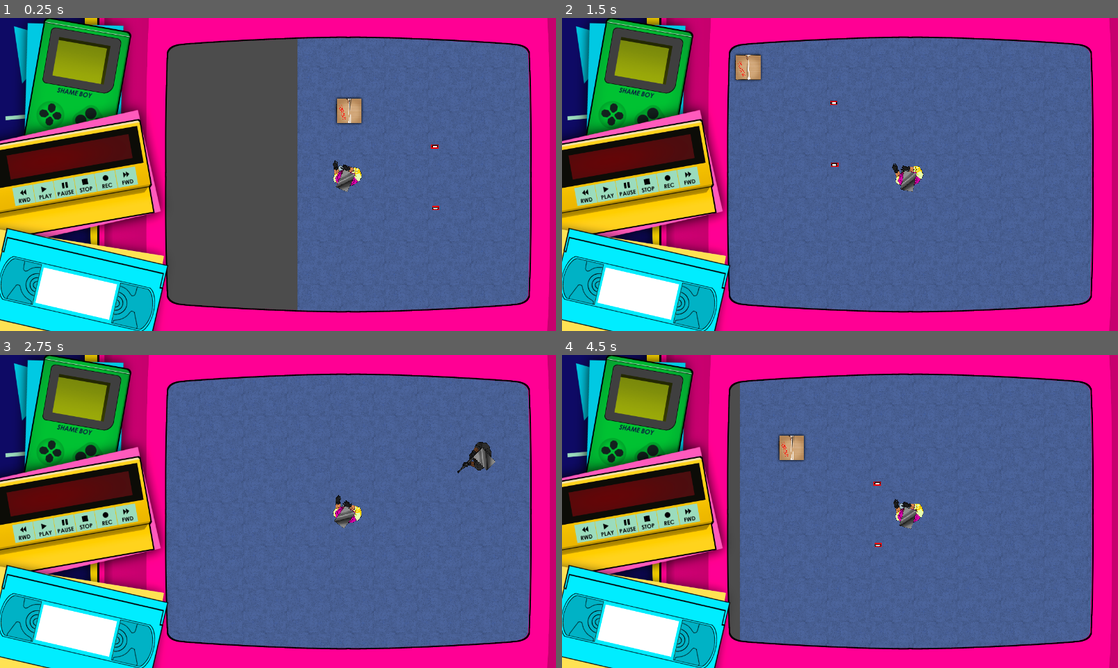
Above: before the commit, frames 1-4 (two rows, left to right).
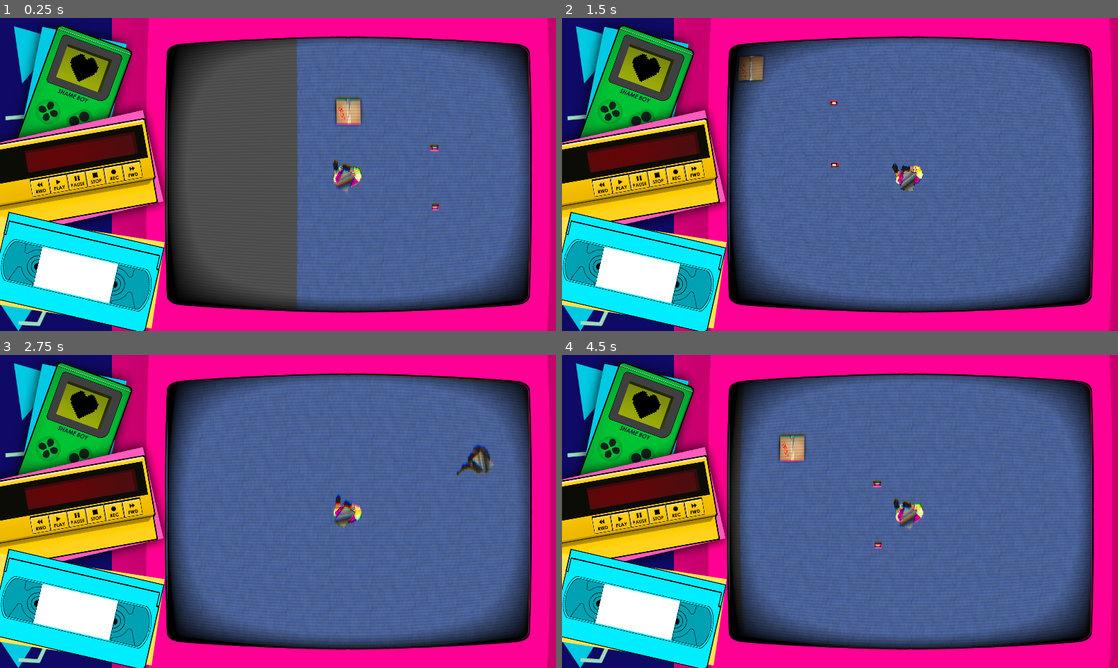
Above: after the commit, the same moments.

Repository: CoderJet/BGJ-2020.2
Game: Godot game, scene res://src/scenes/MainUI/MainScene.tscn
The game is run twice, just before and just after one commit, with the same random seed, the same clock (stepped at 60 frames per second) and the same inputs.
Inputs (mouse positions are in pixels of both pictures, inside the frame that each line leads up to):
- Up to frame 1 (0.25 s): no input
- Up to frame 2 (1.5 s): tap Enter at 0.5 s; move the mouse to (962, 158) at 0.52 s; hold D (right) 0.53-1.28 s; hold E (eject) 0.53-1.28 s; click (962, 158) at 0.8 s; move the mouse to (728, 190) at 1.27 s; hold S (backwards) from 1.28 s (still down); click (728, 190) at 1.35 s
- Up to frame 3 (2.75 s): tap F (interact) at 1.55 s; move the mouse to (333, 442) at 2.02 s; release S (backwards) at 2.03 s; hold D (right) from 2.03 s (still down); hold F (interact) from 2.03 s (still down); tap E (eject) at 2.3 s
- Up to frame 4 (4.5 s): move the mouse to (812, 574) at 2.77 s; release D (right) at 2.78 s; release F (interact) at 2.78 s; hold W (forward) 2.78-3.53 s; tap E (eject) at 2.85 s; click (812, 574) at 3.05 s; move the mouse to (1006, 558) at 3.52 s; press the mouse at (1006, 558) at 3.53 s; hold A (left) from 3.53 s (still down); tap F (interact) at 3.8, 4.35 s; tap R (reload) at 4.15 s; move the mouse to (673, 464) at 4.27 s; release the mouse at (673, 464) at 4.28 s

The runs differ from the first frame. In frame 1, 27% of the frame differs, in the area x 0-96%, y 0-100%; in frame 2, 28%; in frame 3, 28%; in frame 4, 28%.

Commit message:
Tidying up some of the disparate elements

Diff:
--- a/assets/shaders/crt_material.tres
+++ b/assets/shaders/crt_material.tres
@@ -26,3 +26,6 @@
 shader_param/upper_bound = 0.56
 shader_param/num_lines = 8
 shader_param/angle = 8.0
+shader_param/line_speed_inner = 2.0
+shader_param/line_speed_sin = 0.6
+shader_param/line_speed_overall = 3.0
--- a/assets/shaders/crt_shader.shader
+++ b/assets/shaders/crt_shader.shader
@@ -76,9 +76,12 @@
 
 }
 
+uniform float line_speed_inner : hint_range(0.5, 3.0, 0.1) = float(2.0);
+uniform float line_speed_sin : hint_range(0.5, 3.0, 0.1) = float(1.5);
+uniform float line_speed_overall : hint_range(0.1, 4.0, 0.1) = float(2.0);
 float DrawStripes(sampler2D tex, in float time, vec2 uv) {
 	float noi = noise(uv*vec2(0.5, 1.0) + vec2(1.0, 3.0), tex, time);
-	return ramp(mod(uv.x*angle - uv.y*float(num_lines) + time/2.+sin(time + sin(time*0.63)),1.0),lower_bound,upper_bound)*noi;
+	return ramp(mod(uv.x*angle - uv.y*float(num_lines) + (time*line_speed_inner + sin(time)*line_speed_sin)*line_speed_overall,1.0),lower_bound,upper_bound)*noi;
 }
 
 void DrawVignette(inout vec3 color, vec2 uv) {
@@ -135,11 +138,11 @@
 		color = vec3(0.0, 0.0, 0.0);
 	}
 
-	DrawVignette(color, crtUV);
-	DrawScanline(color, crtUV, TIME * scanlines_speed);
 	if (lines) {
 		color += lines_strength*DrawStripes(SCREEN_TEXTURE, TIME, SCREEN_UV);
 	}
+	DrawVignette(color, crtUV);
+	DrawScanline(color, crtUV, TIME * scanlines_speed);
 
 	COLOR = vec4(color, 1);
 }
--- a/src/default_bus_layout.tres
+++ b/src/default_bus_layout.tres
@@ -1,9 +1,27 @@
-[gd_resource type="AudioBusLayout" format=2]
+[gd_resource type="AudioBusLayout" load_steps=3 format=2]
+
+[sub_resource type="AudioEffectReverb" id=4]
+resource_name = "Reverb"
+room_size = 0.6
+damping = 0.2
+spread = 0.5
+hipass = 0.5
+dry = 0.5
+wet = 0.25
+
+[sub_resource type="AudioEffectHighPassFilter" id=5]
+resource_name = "HighPassFilter"
+cutoff_hz = 2500.0
 
 [resource]
-bus/1/name = "Vaporwave"
+bus/0/volume_db = 0.0694828
+bus/1/name = "Mallsoft"
 bus/1/solo = false
 bus/1/mute = false
 bus/1/bypass_fx = false
-bus/1/volume_db = 0.0
+bus/1/volume_db = 0.267241
 bus/1/send = "Master"
+bus/1/effect/0/effect = SubResource( 4 )
+bus/1/effect/0/enabled = true
+bus/1/effect/1/effect = SubResource( 5 )
+bus/1/effect/1/enabled = true
--- a/src/scenes/Enemies/EnemyPistol.gd
+++ b/src/scenes/Enemies/EnemyPistol.gd
@@ -25,12 +25,8 @@
 		modulate = Color("ffffff")
 
 func take_damage(damage : int) -> void:
-	health -=  damage
-
 	cur_frames = color_mod_frames
-
-	if health <= 0:
-		queue_free()
+	.take_damage(damage)
 
 func _body_entered(other : PhysicsBody2D) -> void:
 	print("%s : %s" % [other.name, other.collision_layer])
--- a/src/scenes/Enemies/EnemyPistol.tscn
+++ b/src/scenes/Enemies/EnemyPistol.tscn
@@ -11,6 +11,8 @@
 collision_layer = 4
 collision_mask = 3
 script = ExtResource( 1 )
+take_damage_sfx = "VCR SFX_EnemyHit.wav"
+dead_sfx = "VCR SFX_EnemyDead.wav"
 
 [node name="StateMachine" type="Node" parent="."]
 script = ExtResource( 2 )
--- /dev/null
+++ b/src/scenes/MainUI/GunUI.gd
@@ -0,0 +1,43 @@
+extends TextureRect
+
+
+# Declare member variables here. Examples:
+# var a = 2
+# var b = "text"
+
+
+# Called when the node enters the scene tree for the first time.
+func _ready():
+	pass # Replace with function body.
+
+func load_gun(name : String, max_size : int, cur_size : int, background_image : String = ""):
+	$Background.visible = true
+	$Label.visible = true
+	$Label.text = name
+	var prog = float(cur_size) / float(max_size)
+	$Full.progress = prog
+	$Empty.progress = prog
+	has_gun = true
+
+func unload_gun():
+	$Background.visible = true
+	$Label.visible = false
+	$Full.progress = 0
+	$Empty.progress = 1
+	has_gun = false
+
+var reload_time = 0
+var has_gun = false
+
+func tape_pickuped(tape_type) -> void:
+	load_gun(tape_type.gun_name(), tape_type.max_magazine_size, tape_type.magazine_size)
+	reload_time = tape_type.reload_delay
+
+func tape_ejected(tape_type) -> void:
+	unload_gun()
+
+func lerp_prog(prev_val : float, new_val : float) -> void:
+	if has_gun:
+		$Tween.interpolate_method($Full, "set_progress", prev_val, new_val, reload_time)
+		$Tween.interpolate_method($Empty, "set_progress", prev_val, new_val, reload_time)
+		$Tween.start()
--- a/src/scenes/MainUI/MainScene.tscn
+++ b/src/scenes/MainUI/MainScene.tscn
@@ -1,10 +1,69 @@
-[gd_scene load_steps=6 format=2]
+[gd_scene load_steps=27 format=2]
 
 [ext_resource path="res://assets/textures/Screen Mock.png" type="Texture" id=1]
 [ext_resource path="res://assets/shaders/crt_material.tres" type="Material" id=2]
 [ext_resource path="res://assets/textures/player/Run01.png" type="Texture" id=3]
 [ext_resource path="res://src/scenes/PlayerPlayground.tscn" type="PackedScene" id=4]
-[ext_resource path="res://assets/audio/music/VCR Music_main loop01.wav" type="AudioStream" id=5]
+[ext_resource path="res://src/scenes/MainUI/test_progress.gd" type="Script" id=5]
+[ext_resource path="res://assets/UI/UI_SHAMEBOY.png" type="Texture" id=6]
+[ext_resource path="res://assets/UI/UI_TV.png" type="Texture" id=7]
+[ext_resource path="res://assets/UI/UI_GUN.png" type="Texture" id=8]
+[ext_resource path="res://assets/UI/UI_HEALTH_000.png" type="Texture" id=9]
+[ext_resource path="res://assets/UI/UI_BG.png" type="Texture" id=10]
+[ext_resource path="res://assets/UI/UI_REWINDER_PLAY.png" type="Texture" id=11]
+[ext_resource path="res://assets/UI/UI_REWINDER_STOP.png" type="Texture" id=12]
+[ext_resource path="res://assets/UI/UI_REWINDER_PAUSE.png" type="Texture" id=13]
+[ext_resource path="res://assets/UI/UI_REWINDER_REWIND.png" type="Texture" id=14]
+[ext_resource path="res://assets/UI/UI_REWINDER.png" type="Texture" id=15]
+[ext_resource path="res://assets/UI/UI_HEALTH_050.png" type="Texture" id=16]
+[ext_resource path="res://assets/UI/UI_HEALTH_025.png" type="Texture" id=17]
+[ext_resource path="res://assets/UI/UI_HEALTH_075.png" type="Texture" id=18]
+[ext_resource path="res://assets/UI/UI_HEALTH_100.png" type="Texture" id=19]
+[ext_resource path="res://src/scenes/MainUI/UI.gd" type="Script" id=20]
+[ext_resource path="res://assets/textures/test_progress.png" type="Texture" id=21]
+[ext_resource path="res://src/scenes/MainUI/GunUI.gd" type="Script" id=22]
+
+[sub_resource type="Shader" id=1]
+code = "shader_type canvas_item;
+render_mode blend_mix;
+
+uniform bool invert_x : bool;
+uniform bool invert_y : bool;
+uniform float x_scroll_speed : hint_range(0.01, 10.0, 0.01);
+uniform float y_scroll_speed : hint_range(0.01, 10.0, 0.01);
+
+void fragment() {
+	vec2 uv = UV;
+	uv.x += TIME * x_scroll_speed * (invert_x ? -1.0 : 1.0);
+	uv.y += TIME * y_scroll_speed * (invert_y ? -1.0 : 1.0);
+	uv.x = mod(uv.x, 1.0);
+	uv.y = mod(uv.y, 1.0);
+	COLOR = texture(TEXTURE, uv);
+}"
+custom_defines = ""
+
+[sub_resource type="ShaderMaterial" id=2]
+shader = SubResource( 1 )
+shader_param/invert_x = true
+shader_param/invert_y = true
+shader_param/x_scroll_speed = 0.2
+shader_param/y_scroll_speed = 0.1
+
+[sub_resource type="SpriteFrames" id=4]
+animations = [ {
+"frames": [ ExtResource( 19 ), ExtResource( 18 ), ExtResource( 16 ), ExtResource( 17 ), ExtResource( 9 ) ],
+"loop": true,
+"name": "default",
+"speed": 5.0
+} ]
+
+[sub_resource type="SpriteFrames" id=3]
+animations = [ {
+"frames": [ ExtResource( 15 ), ExtResource( 13 ), ExtResource( 11 ), ExtResource( 14 ), ExtResource( 12 ) ],
+"loop": true,
+"name": "default",
+"speed": 5.0
+} ]
 
 [node name="Control" type="Control"]
 anchor_left = 0.5
@@ -37,7 +96,15 @@
 
 [node name="Level" parent="ViewportContainer/Viewport" instance=ExtResource( 4 )]
 
-[node name="Label" type="Label" parent="."]
+[node name="UI" type="Control" parent="."]
+margin_right = 1280.0
+margin_bottom = 720.0
+script = ExtResource( 20 )
+__meta__ = {
+"_edit_use_anchors_": false
+}
+
+[node name="Label" type="Label" parent="UI"]
 visible = false
 modulate = Color( 1, 1, 1, 0.705882 )
 margin_left = 560.856
@@ -50,8 +117,7 @@
 "_edit_use_anchors_": false
 }
 
-[node name="ScanLineEffect" type="TextureRect" parent="."]
-visible = false
+[node name="ScanLineEffect" type="TextureRect" parent="UI"]
 material = ExtResource( 2 )
 margin_left = 385.0
 margin_top = 28.0
@@ -63,29 +129,131 @@
 "_edit_use_anchors_": false
 }
 
-[node name="Label2" type="Label" parent="."]
+[node name="Label2" type="Label" parent="UI/ScanLineEffect"]
 visible = false
 modulate = Color( 1, 1, 1, 0.521569 )
-margin_left = 560.856
-margin_top = 284.463
-margin_right = 611.856
-margin_bottom = 298.463
+margin_left = 175.856
+margin_top = 256.463
+margin_right = 226.856
+margin_bottom = 270.463
 rect_scale = Vector2( 10, 10 )
 text = "PAUSED"
 __meta__ = {
 "_edit_use_anchors_": false
 }
 
+[node name="UI_TV" type="TextureRect" parent="UI/ScanLineEffect"]
+margin_left = -385.0
+margin_top = -28.0
+margin_right = 895.0
+margin_bottom = 692.0
+texture = ExtResource( 7 )
+__meta__ = {
+"_edit_use_anchors_": false
+}
+
+[node name="UI_BG" type="TextureRect" parent="UI"]
+material = SubResource( 2 )
+texture = ExtResource( 10 )
+__meta__ = {
+"_edit_use_anchors_": false
+}
+
+[node name="UI_SHAMEBOY" type="TextureRect" parent="UI"]
+margin_left = -307.243
+margin_top = -189.495
+margin_right = 692.757
+margin_bottom = 810.505
+rect_rotation = 20.0
+rect_scale = Vector2( 0.9, 0.9 )
+rect_pivot_offset = Vector2( 500, 500 )
+texture = ExtResource( 6 )
+__meta__ = {
+"_edit_use_anchors_": false
+}
+
+[node name="UI_HEALTH_000" type="AnimatedSprite" parent="UI/UI_SHAMEBOY"]
+position = Vector2( 424.421, 298.321 )
+frames = SubResource( 4 )
+
+[node name="UI_REWINDER" type="AnimatedSprite" parent="UI"]
+position = Vector2( 194.178, 361.378 )
+rotation = -0.174533
+scale = Vector2( 0.9, 0.9 )
+frames = SubResource( 3 )
+
+[node name="UI_GUN" type="TextureRect" parent="UI"]
+margin_left = -72.1525
+margin_top = 328.533
+margin_right = 427.848
+margin_bottom = 828.533
+rect_rotation = 13.0
+rect_scale = Vector2( 0.9, 0.9 )
+rect_pivot_offset = Vector2( 250, 250 )
+texture = ExtResource( 8 )
+script = ExtResource( 22 )
+__meta__ = {
+"_edit_use_anchors_": false
+}
+
+[node name="Background" type="ColorRect" parent="UI/UI_GUN"]
+margin_left = 150.0
+margin_top = 214.0
+margin_right = 349.0
+margin_bottom = 316.0
+
+[node name="Label" type="Label" parent="UI/UI_GUN"]
+margin_left = 152.0
+margin_top = 215.0
+margin_right = 346.0
+margin_bottom = 315.0
+custom_colors/font_color = Color( 0, 0, 0, 1 )
+text = "GUN"
+align = 1
+valign = 1
+__meta__ = {
+"_edit_use_anchors_": false
+}
+
+[node name="Full" type="TextureRect" parent="UI/UI_GUN"]
+light_mask = 2
+margin_left = 117.0
+margin_top = 249.5
+margin_right = 149.0
+margin_bottom = 281.5
+rect_scale = Vector2( 3, 3 )
+rect_pivot_offset = Vector2( 32, 16 )
+texture = ExtResource( 21 )
+script = ExtResource( 5 )
+__meta__ = {
+"_edit_use_anchors_": false
+}
+
+[node name="Empty" type="TextureRect" parent="UI/UI_GUN"]
+margin_left = 318.185
+margin_top = 250.27
+margin_right = 350.185
+margin_bottom = 282.27
+rect_rotation = 180.0
+rect_scale = Vector2( 0.5, 0.5 )
+rect_pivot_offset = Vector2( 32, 16 )
+texture = ExtResource( 21 )
+script = ExtResource( 5 )
+__meta__ = {
+"_edit_use_anchors_": false
+}
+progress = 1.0
+full = true
+
+[node name="Tween" type="Tween" parent="UI/UI_GUN"]
+
 [node name="MockupImage" type="TextureRect" parent="."]
+visible = false
+modulate = Color( 1, 1, 1, 0.352941 )
 margin_right = 1280.0
 margin_bottom = 720.0
 texture = ExtResource( 1 )
 __meta__ = {
-"_edit_use_anchors_": false
-}
-
-[node name="Music" type="AudioStreamPlayer2D" parent="."]
-visible = false
-position = Vector2( 640, 360 )
-stream = ExtResource( 5 )
-volume_db = -8.0
+"_edit_lock_": true,
+"_edit_use_anchors_": false
+}
--- /dev/null
+++ b/src/scenes/MainUI/UI.gd
@@ -0,0 +1,17 @@
+extends Control
+
+
+# Declare member variables here. Examples:
+# var a = 2
+# var b = "text"
+
+
+# Called when the node enters the scene tree for the first time.
+func _ready():
+	pass # Replace with function body.
+
+func _start_rewind():
+	$ScanLineEffect.material.set_shader_param("lines", true)
+
+func _stop_rewind():
+	$ScanLineEffect.material.set_shader_param("lines", false)
--- /dev/null
+++ b/src/scenes/MainUI/test_progress.gd
@@ -0,0 +1,27 @@
+extends TextureRect
+
+
+# Declare member variables here. Examples:
+# var a = 2
+# var b = "text"
+export(float) var progress = 1.0
+
+# Called when the node enters the scene tree for the first time.
+func _ready():
+	pass # Replace with function body.
+
+export(bool) var ping_pong = false
+export(bool) var full = false
+
+func _process(delta):
+	var prog = 1.0 - progress if full else progress
+	var scale = lerp(0.5, 3.0, prog)
+	rect_scale.x = scale
+	rect_scale.y = scale
+
+func set_progress(progress : float) -> void:
+	self.progress = progress
+
+# Called every frame. 'delta' is the elapsed time since the previous frame.
+#func _process(delta):
+#	pass
--- a/src/scenes/PlayerPlayground.tscn
+++ b/src/scenes/PlayerPlayground.tscn
@@ -110,7 +110,6 @@
 
 [node name="Enemy2" parent="Node" instance=ExtResource( 11 )]
 position = Vector2( 7751.2, 4047.67 )
-collision_mask = 3
 speed = 2000.0
 max_health = 50
 polygon_path = NodePath("../../Polygon2D")
@@ -118,7 +117,6 @@
 
 [node name="Enemy3" parent="Node" instance=ExtResource( 11 )]
 position = Vector2( 5369.9, 1599.03 )
-collision_mask = 3
 speed = 2000.0
 max_health = 50
 polygon_path = NodePath("../../Polygon2D")
--- a/src/scenes/_GLOBALS_.tscn
+++ b/src/scenes/_GLOBALS_.tscn
@@ -4,7 +4,3 @@
 
 [node name="_GLOBALS_" type="Node"]
 script = ExtResource( 1 )
-
-[node name="MusicPlayer" type="AudioStreamPlayer" parent="."]
-
-[node name="SfxPlayer" type="AudioStreamPlayer" parent="."]
--- a/src/scenes/entities/Player.tscn
+++ b/src/scenes/entities/Player.tscn
@@ -31,14 +31,14 @@
 "name": "idle",
 "speed": 30.0
 }, {
+"frames": [ ExtResource( 5 ), ExtResource( 9 ), ExtResource( 5 ) ],
+"loop": true,
+"name": "gunning",
+"speed": 5.0
+}, {
 "frames": [ ExtResource( 10 ) ],
 "loop": true,
 "name": "gunless",
-"speed": 5.0
-}, {
-"frames": [ ExtResource( 5 ), ExtResource( 9 ), ExtResource( 5 ) ],
-"loop": true,
-"name": "gunning",
 "speed": 5.0
 } ]
 
@@ -49,6 +49,7 @@
 collision_mask = 0
 script = ExtResource( 2 )
 speed = 2500.0
+take_damage_sfx = "VCR SFX_PlayerDamaged.wav"
 
 [node name="StateMachine" type="Node" parent="."]
 script = ExtResource( 1 )
--- a/src/scripts/GameManager.gd
+++ b/src/scripts/GameManager.gd
@@ -6,8 +6,15 @@
 
 func _ready() -> void:
 	$Player.connect("eject_tape", self, "eject_tape")
+	Globals._play_song("VCR Music_mainLoop02.ogg", -15)
+	get_node("/root/Control/UI/UI_GUN").unload_gun()
 
 	self.connect("tape_pickuped", $Player, "tape_pickuped")
+	self.connect("tape_pickuped", get_node("/root/Control/UI/UI_GUN"), "tape_pickuped")
+	$Player.connect("eject_tape", get_node("/root/Control/UI/UI_GUN"), "tape_ejected")
+	$Player.connect("rewind_bullet", get_node("/root/Control/UI/UI_GUN"), "lerp_prog")
+	$Player.connect("rewind_started", get_node("/root/Control/UI"), "_start_rewind")
+	$Player.connect("rewind_stopped", get_node("/root/Control/UI"), "_stop_rewind")
 	self.connect("mouse_pos", $Player, "mouse_pos")
 
 	for child in get_node("Tapes").get_children():
@@ -20,6 +27,7 @@
 		if child is VHS_Item:
 			if child.vhs_gun.tape_type == tape_type.tape_type:
 				if $Player.current_gun == null:
+					Globals._play_clip("VCR SFX_WeaponPickup.wav")
 					get_node("Tapes").remove_child(child)
 					emit_signal("tape_pickuped", tape_type)
 
--- a/src/scripts/_GLOBALS_.gd
+++ b/src/scripts/_GLOBALS_.gd
@@ -4,6 +4,51 @@
 	Pistol = 0,
 	SubMachineGun
 }
+
+var player = null
+var sfx_players = {}
+
+func _ready():
+	print("test_ready")
+
+func _play_song(song_name : String, vol : float = -5, bus : String = "Master") -> void:
+	var path = "res://assets/audio/music/%s" % [song_name]
+
+	if !player:
+		player = AudioStreamPlayer.new()
+		get_node("/root/Globals").add_child(player)
+		player.volume_db = vol
+
+	var audio = load(path)
+	if !audio:
+		print("Resource ", path, " was unable to be loaded!")
+		return
+
+	player.stream = audio
+	player.play()
+
+func _play_clip(sfx_name : String, bus : String = "Master") -> void:
+	var path = "res://assets/audio/sfx/%s" % [sfx_name]
+
+	var sfx_player = null
+	if sfx_players.has(sfx_name) == false:
+		sfx_player = AudioStreamPlayer.new()
+		get_node("/root/Globals").add_child(sfx_player)
+		sfx_players[sfx_name] = sfx_player
+	else:
+		sfx_player = sfx_players[sfx_name]
+
+	var audio = load(path)
+	if !audio:
+		print("Resource ", path, " was unable to be loaded!")
+		return
+
+	sfx_player.stream = audio
+	sfx_player.play()
+
+func _stop_clip(sfx_name : String) -> void:
+	if sfx_players.has(sfx_name):
+		sfx_players[sfx_name].stop()
 
 #==================================================
 # SmoothLookAt Function
--- a/src/scripts/entities/Entity.gd
+++ b/src/scripts/entities/Entity.gd
@@ -5,6 +5,8 @@
 
 export (float, 100.0, 50000.0, 1.0) var speed : float = 150.0
 export (int, 1, 100, 1) var max_health : int = 10
+export var take_damage_sfx : String
+export var dead_sfx : String
 
 var velocity := Vector2.ZERO
 var health : int = 10
@@ -14,7 +16,11 @@
 
 	if health <= 0:
 		print(name, " is dead!")
+		if dead_sfx != "":
+			Globals._play_clip(dead_sfx)
 		queue_free()
+	else:
+		Globals._play_clip(take_damage_sfx)
 
 func _ready() -> void :
 	health = max_health
--- a/src/scripts/entities/VHS/VHS-Data.gd
+++ b/src/scripts/entities/VHS/VHS-Data.gd
@@ -9,6 +9,7 @@
 export var max_magazine_size : int
 export var magazine_size : int
 export var reload_delay : float
+export var audio_clip : String
 
 func gun_name() -> String:
 	match (tape_type):
--- a/src/scripts/entities/VHS/VHS-Pistol.gd
+++ b/src/scripts/entities/VHS/VHS-Pistol.gd
@@ -9,3 +9,4 @@
 	self.magazine_size = self.max_magazine_size
 	self.shot_delay = 0.25
 	self.reload_delay = 0.1
+	self.audio_clip = "VCR SFX_Fire_Pistol.wav"
--- a/src/scripts/entities/VHS/VHS-SMG.gd
+++ b/src/scripts/entities/VHS/VHS-SMG.gd
@@ -9,3 +9,4 @@
 	self.magazine_size = self.max_magazine_size
 	self.shot_delay = 0.05
 	self.reload_delay = 0.15
+	self.audio_clip = "VCR SFX_Fire_SMG.wav"
--- a/src/scripts/entities/player/Player.gd
+++ b/src/scripts/entities/player/Player.gd
@@ -3,6 +3,9 @@
 
 signal hit_point(location)
 signal eject_tape(tape_type)
+signal rewind_bullet(prog, new_prog)
+signal rewind_started()
+signal rewind_stopped()
 
 #export (float, 0.05, 1.0, 0.05) var smoothing : float = 0.1
 export (float) var weapon_range = 2000
@@ -55,6 +58,8 @@
 ## Player functionality
 func eject() -> void:
 	emit_signal("eject_tape", current_gun)
+	if current_gun:
+		Globals._play_clip("VCR SFX_HeadThrow.wav")
 	current_gun = null
 
 
@@ -93,6 +98,7 @@
 
 	if Input.is_action_pressed("fire"):
 		if shot_delay.is_stopped() && current_gun.magazine_size != 0:
+			Globals._play_clip(current_gun.audio_clip)
 			var diff_x = rand_range(current_gun.spray_x.x, current_gun.spray_x.y)
 			var diff_y = rand_range(current_gun.spray_y.x, current_gun.spray_y.y)
 
@@ -107,16 +113,34 @@
 				_create_impact(pos)
 
 			_handle_gun_flash(pos, diff_x, diff_y)
+			var prog = float(current_gun.magazine_size) / float(current_gun.max_magazine_size)
+			var prog_new = float(current_gun.magazine_size-1) / float(current_gun.max_magazine_size)
+			emit_signal("rewind_bullet", prog, prog_new)
 
 			current_gun.magazine_size -= 1
 			shot_delay.start()
 
+func rewind_start() -> void:
+	reloading = true
+	emit_signal("rewind_started")
+
+func rewind_stop() -> void:
+	reloading = false
+	emit_signal("rewind_stopped")
 
 func rewind_tape() -> void:
 	if reload_delay.is_stopped():
 		if !is_magazine_full():
+
+			var prog = float(current_gun.magazine_size)/float(current_gun.max_magazine_size)
+			var new_prog = float(current_gun.magazine_size+1)/float(current_gun.max_magazine_size)
+
+			emit_signal("rewind_bullet", prog, new_prog)
 			current_gun.magazine_size += 1
 			reload_delay.start()
+		else:
+			rewind_stop()
+			Globals._stop_clip("VCR SFX_ReloadLong.wav")
 
 ## Private
 func _create_impact(pos : Vector2) -> void:
--- a/src/scripts/entities/player/VCR-Item.gd
+++ b/src/scripts/entities/player/VCR-Item.gd
@@ -44,5 +44,4 @@
 
 func _unhandled_key_input(event: InputEventKey) -> void:
 	if event.is_action_pressed("interact") && collectable:
-		print("Test")
 		emit_signal("tape_pickuped", vhs_gun)
--- a/src/scripts/state-machines/PlayerStateMachine.gd
+++ b/src/scripts/state-machines/PlayerStateMachine.gd
@@ -17,7 +17,6 @@
 
 	if state == states.reload:
 		parent.rewind_tape()
-
 
 func _get_transition(delta : float):
 	# Move between states: run -> reloading
@@ -40,7 +39,6 @@
 			pass
 	return null
 
-
 func _enter_state(new_state, old_state) -> void:
 	# Handle animations
 	match state:
@@ -50,11 +48,11 @@
 			parent.play_running()
 		states.reload:
 			print("*Rewind sounds*")
+			Globals._play_clip("VCR SFX_ReloadLong.wav")
 			# Throwup rewind shader?
 			pass
 		states.die:
 			pass
-
 
 func _exit_state(old_sate, new_state) -> void:
 	# Handle animations
@@ -75,8 +73,9 @@
 			parent.eject()
 		if parent.current_gun && parent.requires_reloading():
 			if event.is_action_pressed("reload"):
-				parent.reloading = true
+				parent.rewind_start()
 	elif state == states.reload:
 		if event.is_action_pressed("eject") || event.is_action_pressed("fire") || parent.is_magazine_full():
 			print("Rewind stopped")
-			parent.reloading = false
+			Globals._stop_clip("VCR SFX_ReloadLong.wav")
+			parent.rewind_stop()
Binary file added: assets/UI/PORTRAIT_BETA.png
Not shown, added: assets/UI/PORTRAIT_BETA.png.import
Binary file added: assets/UI/PORTRAIT_BETA_BACK.png
Not shown, added: assets/UI/PORTRAIT_BETA_BACK.png.import
Binary file added: assets/UI/PORTRAIT_VCR.png
Not shown, added: assets/UI/PORTRAIT_VCR.png.import
Binary file added: assets/UI/PORTRAIT_VCR_BACK.png
Not shown, added: assets/UI/PORTRAIT_VCR_BACK.png.import
Binary file added: assets/UI/UI_BG.png
Not shown, added: assets/UI/UI_BG.png.import
Binary file added: assets/UI/UI_Control.png
Not shown, added: assets/UI/UI_Control.png.import
(and 172 more such lines)
